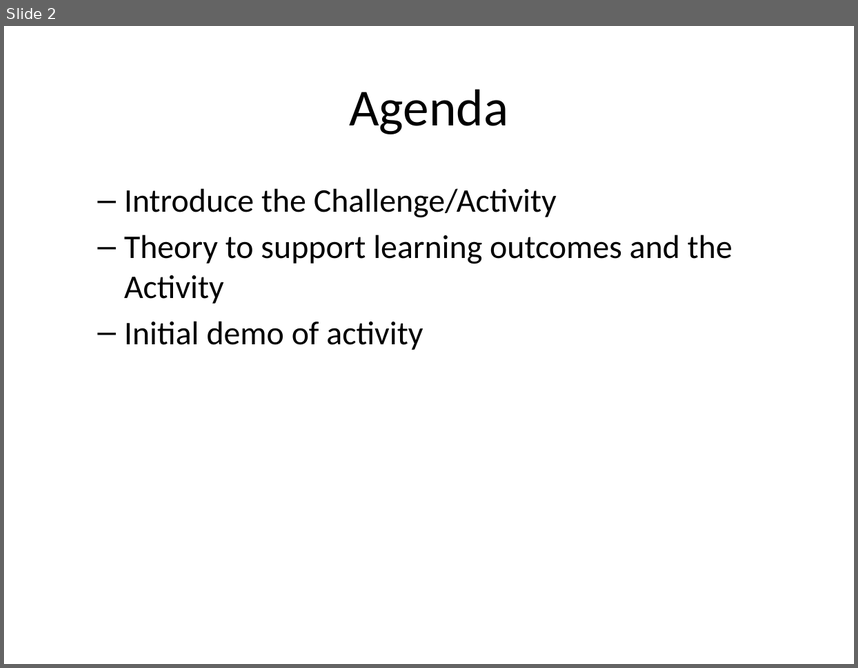
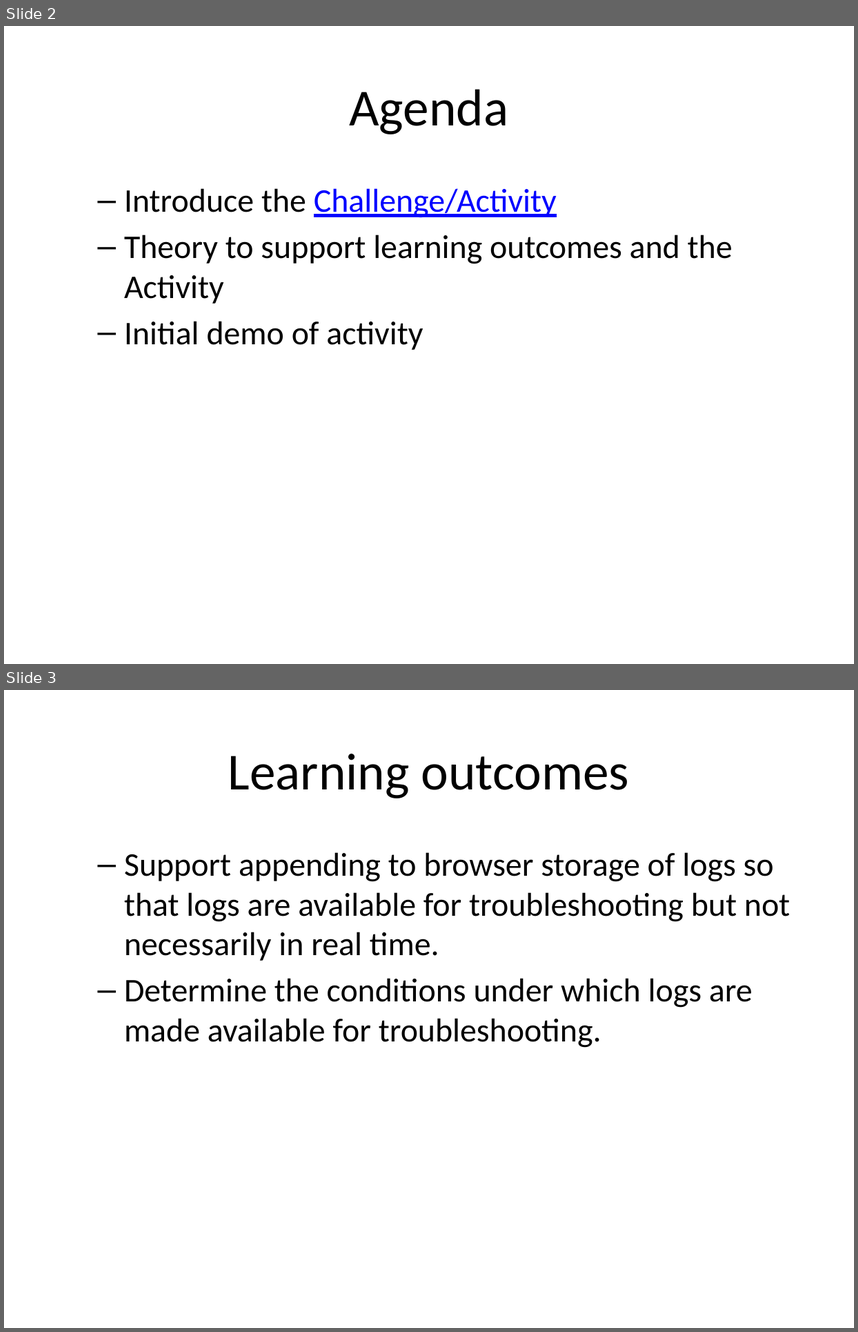
Before and after one commit to rhildred/INFO8985, a slide deck: microfrontend_log_appender/slides.pptx. Shown one above the other, each under a label of ours: slide 2 before the commit, slides 2 and 3 after it. The pictures are 858x668 and 858x1332 pixels, drawn with LibreOffice and Linux fonts; fonts in the diff are those of the drawing. Boxes give left, top, right and bottom in pixels: in the first picture for what was removed or moved away, otherwise in the second. Text is boxed around its words. In the diff, an @@ line names an element or a change of style, - is before the commit and + after.

```diff
--- a/microfrontend_log_appender/slides.pptx
+++ b/microfrontend_log_appender/slides.pptx
@@ slide 3 added at <box>4,690,854,1328</box>, background #FFFFFF @@
@@ title added at <box>228,753,629,798</box>, 44 pt, text #000000 @@
+Learning outcomes
@@ text added at <box>124,852,790,1047</box>, 28 pt, text #000000 @@
+  – Support appending to browser storage of logs so that logs are available for troubleshooting but not necessarily in real time.
+  – Determine the conditions under which logs are made available for troubleshooting.
@@ slide 2 changed as well @@
@@ text at <box>124,188,557,218</box>: text colour #000000 to #0000FF, underline on in "Challenge/Activity" @@
```
Also in this commit, not shown: 3 other slides added, 1 slide removed, 11 other files.
